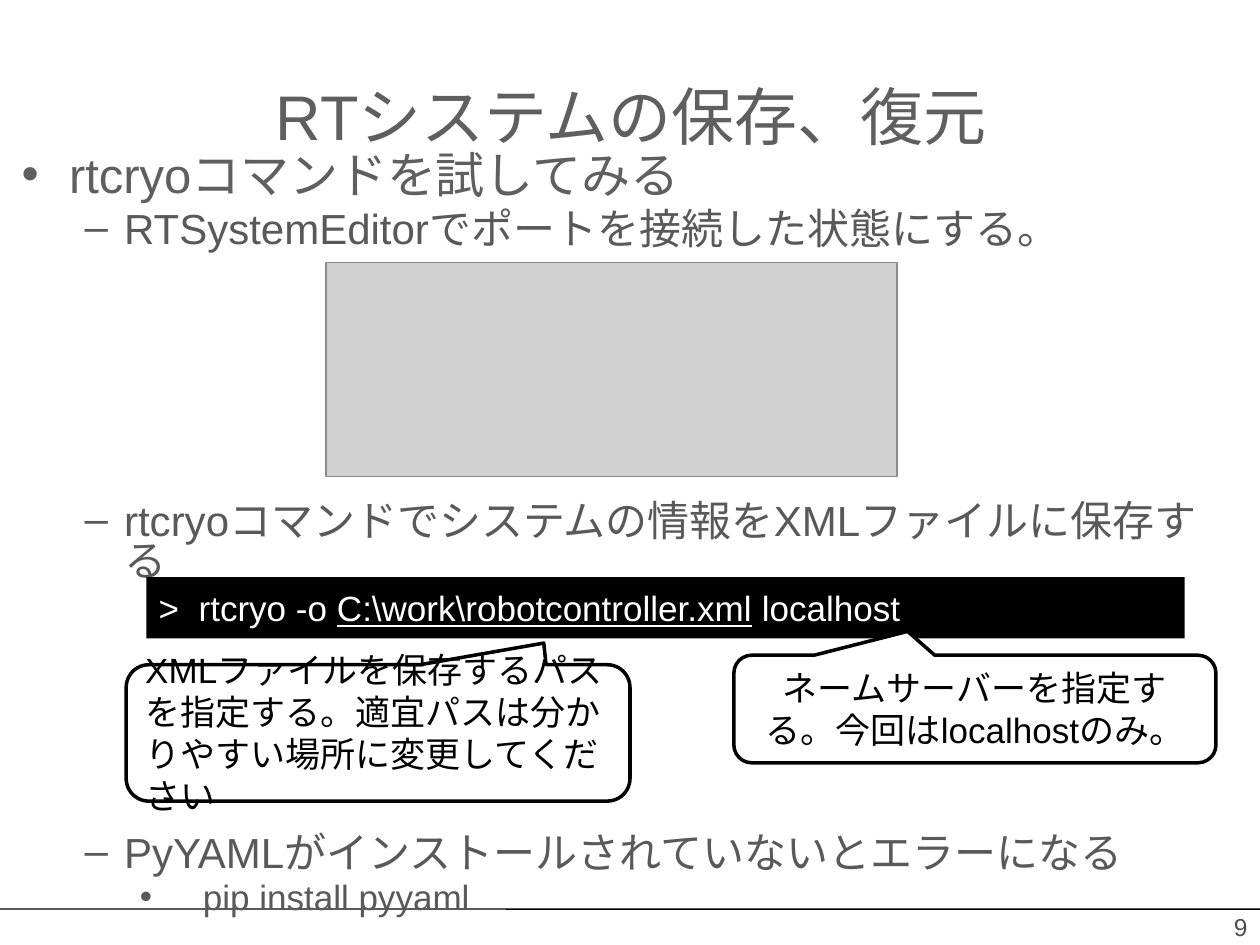
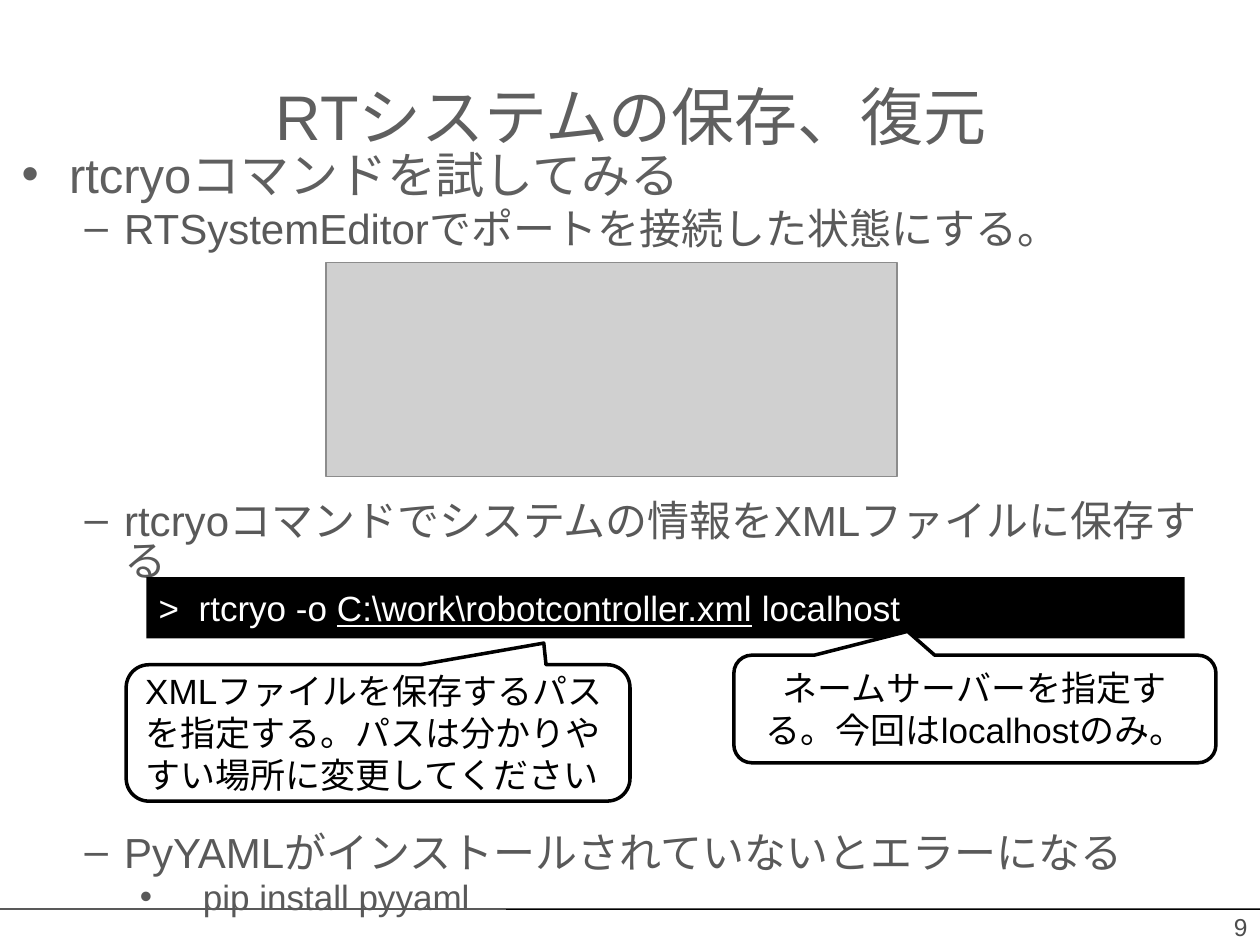
Before and after one commit to OpenRTM/RTM_Tutorial, a slide deck: slide 9 of ppt/rtshell入門.pptx. Drawn at 1260x945 pixels with LibreOffice and Linux fonts; fonts in the diff are those of the drawing; grey boxes stand for pictures; background and template pictures are left out. Boxes give left, top, right and bottom in pixels: in the first picture for what was removed or moved away, otherwise in the second. Text is boxed around its words. In the diff, an @@ line names an element or a change of style, - is before the commit and + after.

```diff
--- a/ppt/rtshell入門.pptx
+++ b/ppt/rtshell入門.pptx
@@ text in rounded speech box at (145,716,601,791): text changed @@
-XMLファイルを保存するパスを指定する。適宜パスは分かりやすい場所に変更してください
+XMLファイルを保存するパスを指定する。パスは分かりやすい場所に変更してください
```
Also in this commit, not shown: 32 other files.
